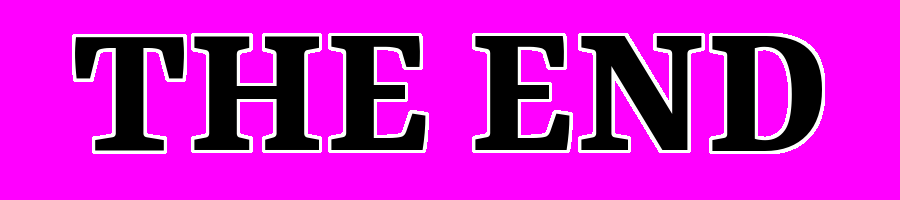
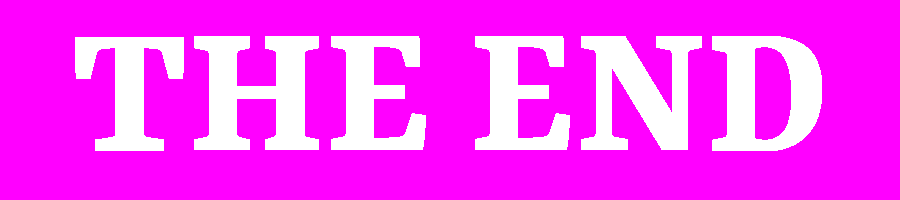
Layers edited between the first and the second (900, 200) image:
renamed "outline" to "text", moved it above "THE END", painted on it over [72, 33, 825, 154]
hid "THE END" over [75, 36, 822, 151]
